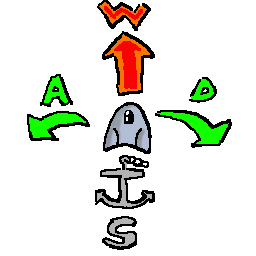
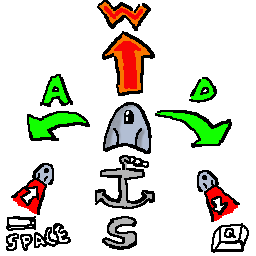
Layers edited between the first and the second 256x256 image:
added layer "Layer 1" above "Ship_Ref" over 197, 170, 249, 253
painted on "Ship_Ref" over 6, 163, 71, 251
